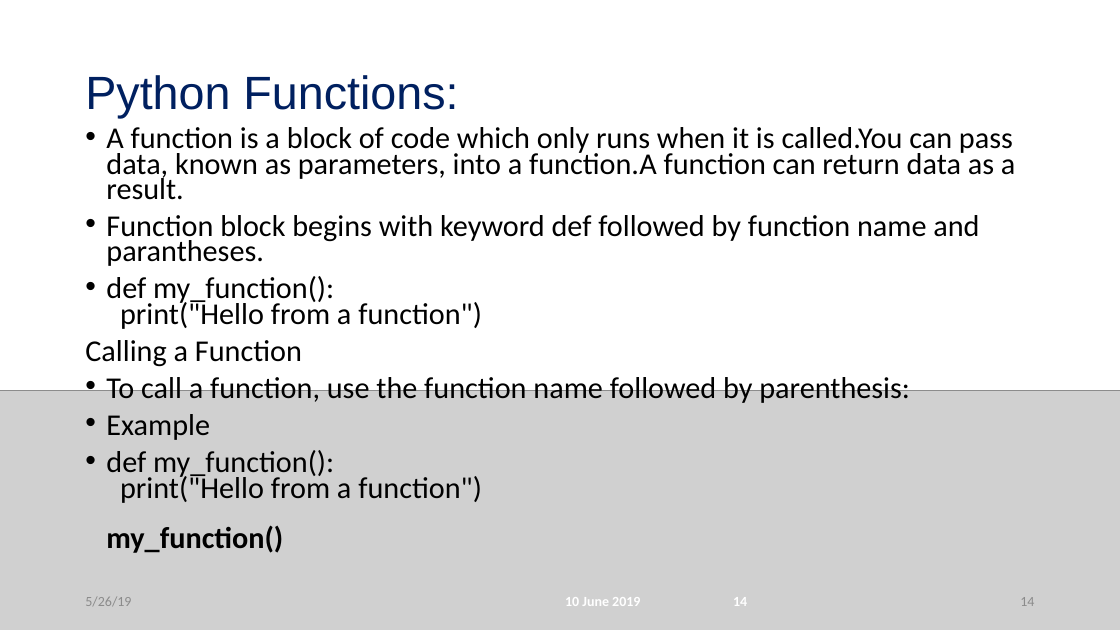
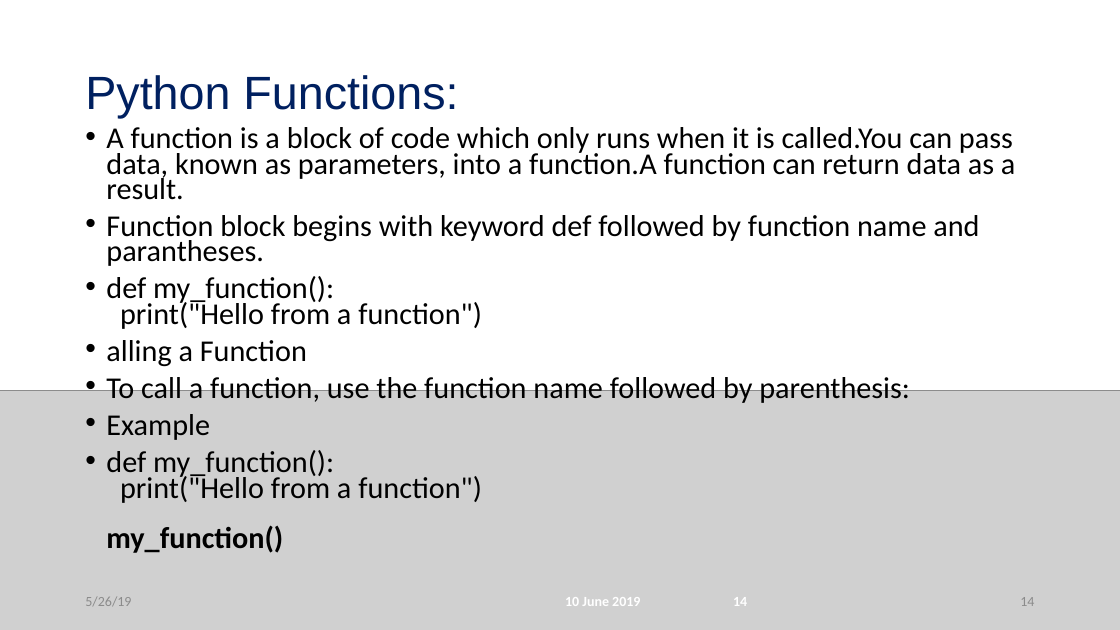
Before and after one commit to Sparkelon/KLMWebSitecode, a slide deck: slide 14 of Python_Latest.pptx. Drawn at 1120x630 pixels with LibreOffice and Linux fonts; fonts in the diff are those of the drawing; grey boxes stand for pictures; background and template pictures are left out. Boxes give left, top, right and bottom in pixels: in the first picture for what was removed or moved away, otherwise in the second. Text is boxed around its words. In the diff, an @@ line names an element or a change of style, - is before the commit and + after.

```diff
--- a/Python_Latest.pptx
+++ b/Python_Latest.pptx
@@ text at (106,340,307,367): text changed @@
-Calling a Function
+• alling a Function
```
Also in this commit, not shown: 5 other slides changed, 1 slide removed, 4 other files.
